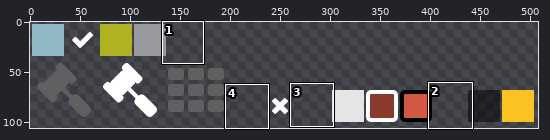
Sprite sheet: drack-android/assets/data/game_skin/ui.png. Above, an overview of the earlier version with the close-up marked.
Close-up. Before the edit:
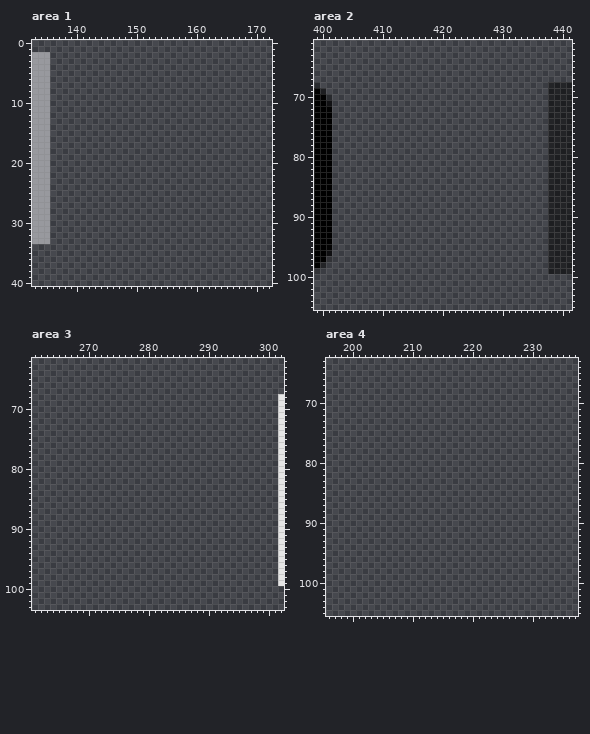
The file is 512x128 pixels. Pixels under 10% opacity are left out. Colours within 5 levels of each other are drawn and written as one. Shown: area 1: x 133..172, y 0..40; area 2: x 399..441, y 61..105; area 3: x 261..302, y 62..103; area 4: x 196..237, y 63..105. The old version is drawn lined up with the new one. The wide view leaves out empty margins.
After:
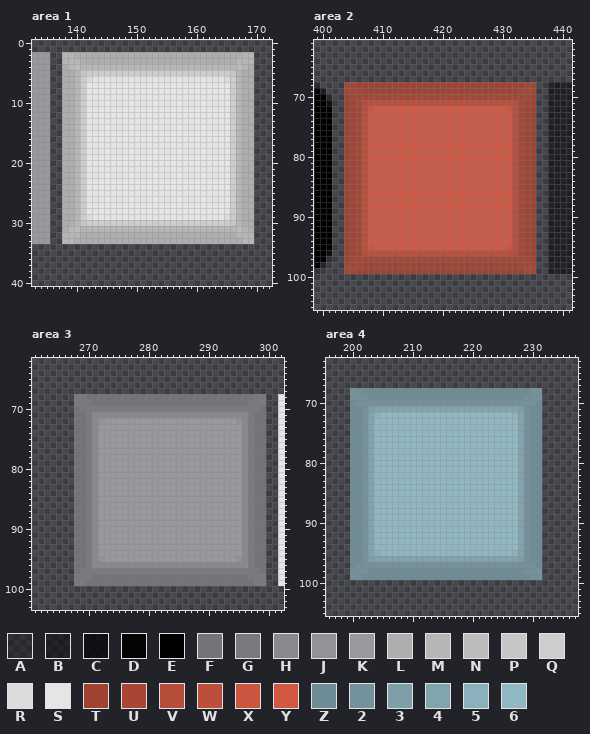
Palette (. is transparent): A #0000004d  B #00000080  C #000000be  D #000000f2  E #000000  F #747478  G #797a7e  H #88898d  J #929398  K #98999e  L #aeaeae  M #b6b6b6  N #bcbcbc  P #c6c6c6  Q #cdcdcd  R #dcdcdc  S #e5e5e5  T #a04333  U #a74635  V #b64c3a  W #bc4f3c  X #ca5540  Y #d25843  Z #6e8c95  2 #73929c  3 #7d9faa  4 #81a5af  5 #8ab1bc  6 #90b8c4
What changed:
drawings rearranged on the sheet (the old picture shows each at its new place)
Changed rows in their new state; - is an unchanged pixel.
Area 1:
first column x 138:
 2 MMLLLLLLLLLLLLLLLLLLLLLLLLLLLLMM
 3 MMMLLLLLLLLLLLLLLLLLLLLLLLLLLMMM
 4 LMNMMMMMMMMMMMMMMMMMMMMMMMMMMNML
 5 LLMPQQQQQQQQQQQQQQQQQQQQQQQQPMLL
 6 LLMQRSSSSSSSSSSSSSSSSSSSSSSRQMLL
 7 LLMQSSSSSSSSSSSSSSSSSSSSSSSSQMLL
 8 LLMQSSSSSSSSSSSSSSSSSSSSSSSSQMLL
 9 LLMQSSSSSSSSSSSSSSSSSSSSSSSSQMLL
10 LLMQSSSSSSSSSSSSSSSSSSSSSSSSQMLL
11 LLMQSSSSSSSSSSSSSSSSSSSSSSSSQMLL
12 LLMQSSSSSSSSSSSSSSSSSSSSSSSSQMLL
13 LLMQSSSSSSSSSSSSSSSSSSSSSSSSQMLL
14 LLMQSSSSSSSSSSSSSSSSSSSSSSSSQMLL
15 LLMQSSSSSSSSSSSSSSSSSSSSSSSSQMLL
16 LLMQSSSSSSSSSSSSSSSSSSSSSSSSQMLL
17 LLMQSSSSSSSSSSSSSSSSSSSSSSSSQMLL
18 LLMQSSSSSSSSSSSSSSSSSSSSSSSSQMLL
19 LLMQSSSSSSSSSSSSSSSSSSSSSSSSQMLL
20 LLMQSSSSSSSSSSSSSSSSSSSSSSSSQMLL
21 LLMQSSSSSSSSSSSSSSSSSSSSSSSSQMLL
22 LLMQSSSSSSSSSSSSSSSSSSSSSSSSQMLL
23 LLMQSSSSSSSSSSSSSSSSSSSSSSSSQMLL
24 LLMQSSSSSSSSSSSSSSSSSSSSSSSSQMLL
25 LLMQSSSSSSSSSSSSSSSSSSSSSSSSQMLL
26 LLMQSSSSSSSSSSSSSSSSSSSSSSSSQMLL
27 LLMQSSSSSSSSSSSSSSSSSSSSSSSSQMLL
28 LLMQSSSSSSSSSSSSSSSSSSSSSSSSQMLL
29 LLMQRSSSSSSSSSSSSSSSSSSSSSSRQMLL
30 LLMPQQQQQQQQQQQQQQQQQQQQQQQQPMLL
31 LMNMMMMMMMMMMMMMMMMMMMMMMMMMMNML
32 MMMLLLLLLLLLLLLLLLLLLLLLLLLLLMMM
33 MMLLLLLLLLLLLLLLLLLLLLLLLLLLLLMM
Area 2:
first column x 404:
 68 UUTTTTTTTTTTTTTTTTTTTTTTTTTTTTUU
 69 UUUTTTTTTTTTTTTTTTTTTTTTTTTTTUUU
 70 TUUUUUUUUUUUUUUUUUUUUUUUUUUUUUUT
 71 TTUVWWWWWWWWWWWWWWWWWWWWWWWWVUTT
 72 TTUWXYYYYYYYYYYYYYYYYYYYYYYXWUTT
 73 TTUWYYYYYYYYYYYYYYYYYYYYYYYYWUTT
 74 TTUWYYYYYYYYYYYYYYYYYYYYYYYYWUTT
 75 TTUWYYYYYYYYYYYYYYYYYYYYYYYYWUTT
 76 TTUWYYYYYYYYYYYYYYYYYYYYYYYYWUTT
 77 TTUWYYYYYYYYYYYYYYYYYYYYYYYYWUTT
 78 TTUWYYYYYYYYYYYYYYYYYYYYYYYYWUTT
 79 TTUWYYYYYYYYYYYYYYYYYYYYYYYYWUTT
 80 TTUWYYYYYYYYYYYYYYYYYYYYYYYYWUTT
 81 TTUWYYYYYYYYYYYYYYYYYYYYYYYYWUTT
 82 TTUWYYYYYYYYYYYYYYYYYYYYYYYYWUTT
 83 TTUWYYYYYYYYYYYYYYYYYYYYYYYYWUTT
 84 TTUWYYYYYYYYYYYYYYYYYYYYYYYYWUTT
 85 TTUWYYYYYYYYYYYYYYYYYYYYYYYYWUTT
 86 TTUWYYYYYYYYYYYYYYYYYYYYYYYYWUTT
 87 TTUWYYYYYYYYYYYYYYYYYYYYYYYYWUTT
 88 TTUWYYYYYYYYYYYYYYYYYYYYYYYYWUTT
 89 TTUWYYYYYYYYYYYYYYYYYYYYYYYYWUTT
 90 TTUWYYYYYYYYYYYYYYYYYYYYYYYYWUTT
 91 TTUWYYYYYYYYYYYYYYYYYYYYYYYYWUTT
 92 TTUWYYYYYYYYYYYYYYYYYYYYYYYYWUTT
 93 TTUWYYYYYYYYYYYYYYYYYYYYYYYYWUTT
 94 TTUWYYYYYYYYYYYYYYYYYYYYYYYYWUTT
 95 TTUWXYYYYYYYYYYYYYYYYYYYYYYXWUTT
 96 TTUVWWWWWWWWWWWWWWWWWWWWWWWWVUTT
 97 TUUUUUUUUUUUUUUUUUUUUUUUUUUUUUUT
 98 UUUTTTTTTTTTTTTTTTTTTTTTTTTTTUUU
 99 UUTTTTTTTTTTTTTTTTTTTTTTTTTTTTUU
Area 3:
first column x 268:
 68 GGFFFFFFFFFFFFFFFFFFFFFFFFFFFFGG
 69 GGGFFFFFFFFFFFFFFFFFFFFFFFFFFGGG
 70 FGGGGGGGGGGGGGGGGGGGGGGGGGGGGGGF
 71 FFGHHHHHHHHHHHHHHHHHHHHHHHHHHGFF
 72 FFGHJKKKKKKKKKKKKKKKKKKKKKKJHGFF
 73 FFGHKKKKKKKKKKKKKKKKKKKKKKKKHGFF
 74 FFGHKKKKKKKKKKKKKKKKKKKKKKKKHGFF
 75 FFGHKKKKKKKKKKKKKKKKKKKKKKKKHGFF
 76 FFGHKKKKKKKKKKKKKKKKKKKKKKKKHGFF
 77 FFGHKKKKKKKKKKKKKKKKKKKKKKKKHGFF
 78 FFGHKKKKKKKKKKKKKKKKKKKKKKKKHGFF
 79 FFGHKKKKKKKKKKKKKKKKKKKKKKKKHGFF
 80 FFGHKKKKKKKKKKKKKKKKKKKKKKKKHGFF
 81 FFGHKKKKKKKKKKKKKKKKKKKKKKKKHGFF
 82 FFGHKKKKKKKKKKKKKKKKKKKKKKKKHGFF
 83 FFGHKKKKKKKKKKKKKKKKKKKKKKKKHGFF
 84 FFGHKKKKKKKKKKKKKKKKKKKKKKKKHGFF
 85 FFGHKKKKKKKKKKKKKKKKKKKKKKKKHGFF
 86 FFGHKKKKKKKKKKKKKKKKKKKKKKKKHGFF
 87 FFGHKKKKKKKKKKKKKKKKKKKKKKKKHGFF
 88 FFGHKKKKKKKKKKKKKKKKKKKKKKKKHGFF
 89 FFGHKKKKKKKKKKKKKKKKKKKKKKKKHGFF
 90 FFGHKKKKKKKKKKKKKKKKKKKKKKKKHGFF
 91 FFGHKKKKKKKKKKKKKKKKKKKKKKKKHGFF
 92 FFGHKKKKKKKKKKKKKKKKKKKKKKKKHGFF
 93 FFGHKKKKKKKKKKKKKKKKKKKKKKKKHGFF
 94 FFGHKKKKKKKKKKKKKKKKKKKKKKKKHGFF
 95 FFGHJKKKKKKKKKKKKKKKKKKKKKKJHGFF
 96 FFGHHHHHHHHHHHHHHHHHHHHHHHHHHGFF
 97 FGGGGGGGGGGGGGGGGGGGGGGGGGGGGGGF
 98 GGGFFFFFFFFFFFFFFFFFFFFFFFFFFGGG
 99 GGFFFFFFFFFFFFFFFFFFFFFFFFFFFFGG
Area 4:
first column x 200:
 68 22ZZZZZZZZZZZZZZZZZZZZZZZZZZZZ22
 69 222ZZZZZZZZZZZZZZZZZZZZZZZZZZ222
 70 Z222222222222222222222222222222Z
 71 ZZ2344444444444444444444444432ZZ
 72 ZZ2456666666666666666666666542ZZ
 73 ZZ2466666666666666666666666642ZZ
 74 ZZ2466666666666666666666666642ZZ
 75 ZZ2466666666666666666666666642ZZ
 76 ZZ2466666666666666666666666642ZZ
 77 ZZ2466666666666666666666666642ZZ
 78 ZZ2466666666666666666666666642ZZ
 79 ZZ2466666666666666666666666642ZZ
 80 ZZ2466666666666666666666666642ZZ
 81 ZZ2466666666666666666666666642ZZ
 82 ZZ2466666666666666666666666642ZZ
 83 ZZ2466666666666666666666666642ZZ
 84 ZZ2466666666666666666666666642ZZ
 85 ZZ2466666666666666666666666642ZZ
 86 ZZ2466666666666666666666666642ZZ
 87 ZZ2466666666666666666666666642ZZ
 88 ZZ2466666666666666666666666642ZZ
 89 ZZ2466666666666666666666666642ZZ
 90 ZZ2466666666666666666666666642ZZ
 91 ZZ2466666666666666666666666642ZZ
 92 ZZ2466666666666666666666666642ZZ
 93 ZZ2466666666666666666666666642ZZ
 94 ZZ2466666666666666666666666642ZZ
 95 ZZ2456666666666666666666666542ZZ
 96 ZZ2344444444444444444444444432ZZ
 97 Z222222222222222222222222222222Z
 98 222ZZZZZZZZZZZZZZZZZZZZZZZZZZ222
 99 22ZZZZZZZZZZZZZZZZZZZZZZZZZZZZ22
